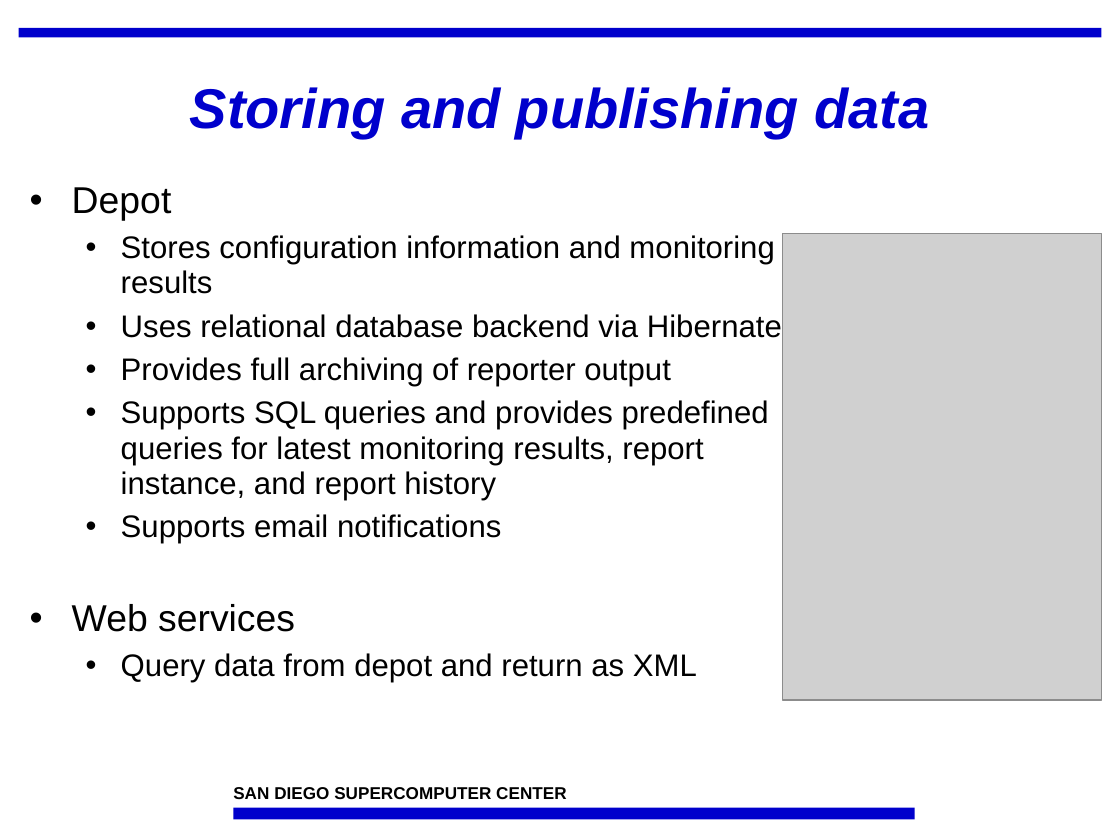
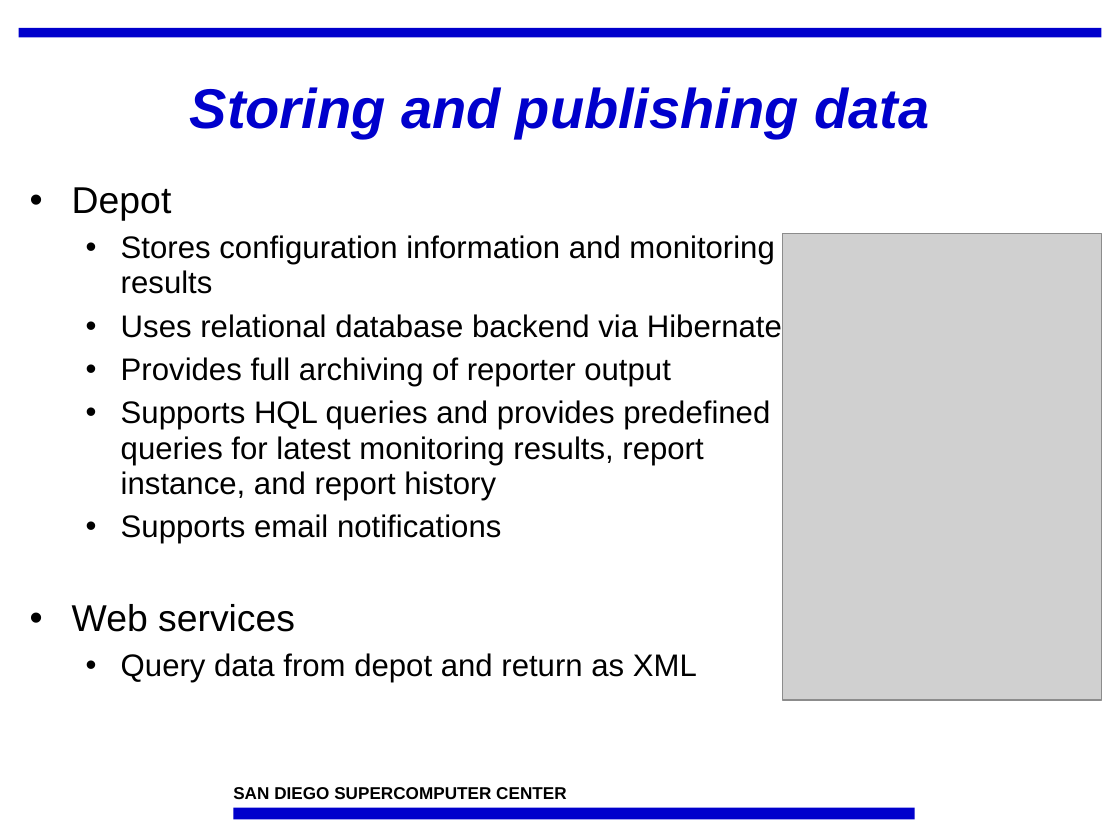
Before and after one commit to IncaProject/inca-xsede, a slide deck: slide 9 of talks/sc07/inca-sc07.ppt. Drawn at 1120x840 pixels with LibreOffice and Linux fonts; fonts in the diff are those of the drawing; grey boxes stand for pictures; background and template pictures are left out. Boxes give left, top, right and bottom in pixels: in the first picture for what was removed or moved away, otherwise in the second. Text is boxed around its words. In the diff, an @@ line names an element or a change of style, - is before the commit and + after.

```diff
--- a/talks/sc07/inca-sc07.ppt
+++ b/talks/sc07/inca-sc07.ppt
@@ text at bbox=[121, 400, 770, 500]: text changed @@
-  • Supports SQL queries and provides predefined queries for latest monitoring results, report instance, and report history
+  • Supports HQL queries and provides predefined queries for latest monitoring results, report instance, and report history
```
Also in this commit, not shown: 6 other slides changed, 1 slide added, 3 other files.
